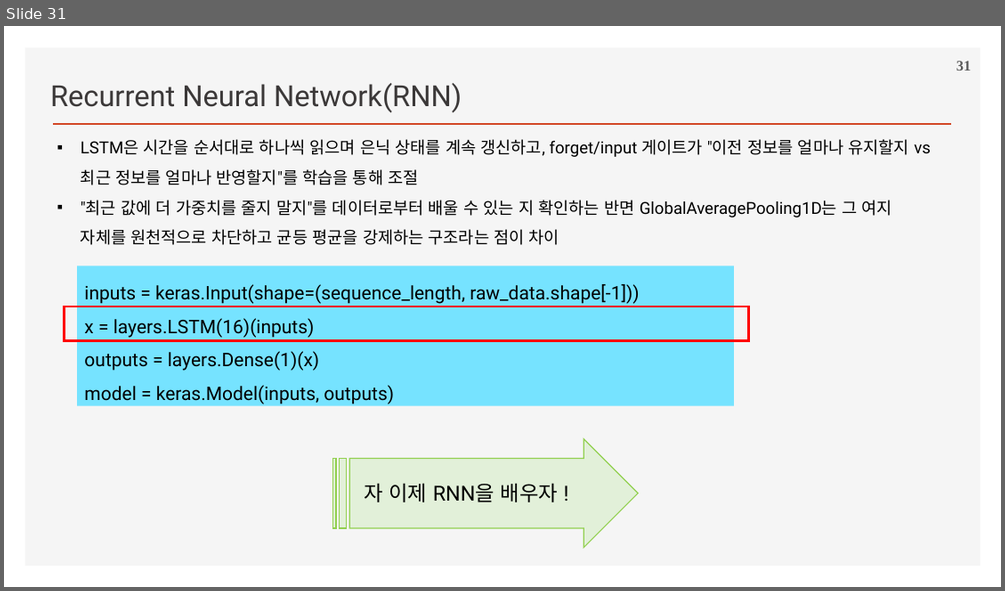
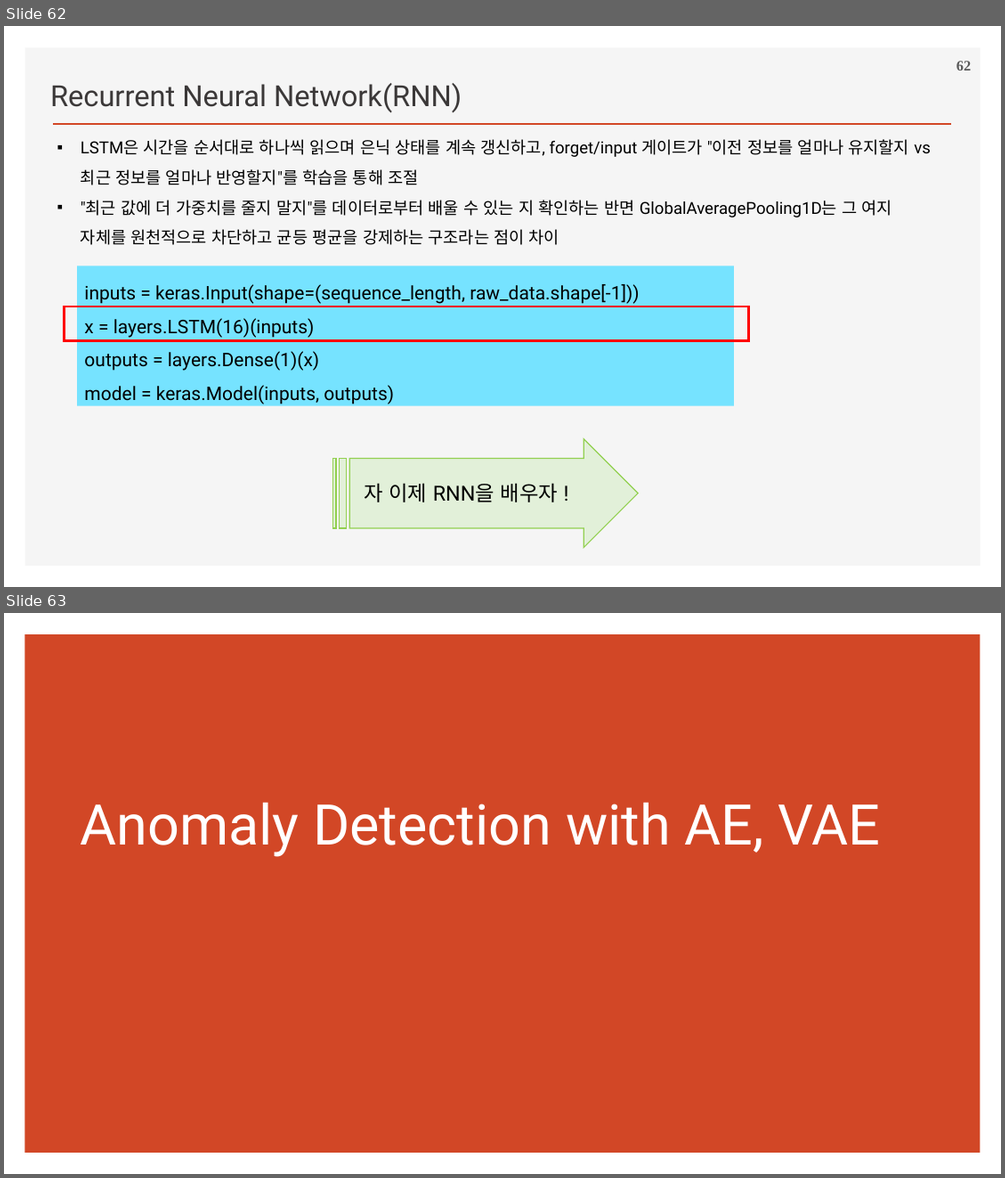
Before and after one commit to ancestor9/2026_Fall_Deep-Learning-with-Python, a slide deck: Chapter 13 Timeseries forecasting.pptx. Shown one above the other, each under a label of ours: slide 31 before the commit, slides 62 and 63 after it. The pictures are 1005x591 and 1005x1178 pixels, drawn with LibreOffice and Linux fonts; fonts in the diff are those of the drawing; background and template pictures are left out. Boxes give left, top, right and bottom in pixels: in the first picture for what was removed or moved away, otherwise in the second. Text is boxed around its words. In the diff, an @@ line names an element or a change of style, - is before the commit and + after.

```diff
--- a/Chapter 13 Timeseries forecasting.pptx
+++ b/Chapter 13 Timeseries forecasting.pptx
@@ slide 63 added at bbox=[4, 613, 1001, 1174], background #FFFFFF @@
@@ rectangle added at bbox=[25, 634, 980, 1153], fill #D24726 @@
@@ title added at bbox=[80, 802, 880, 857], 54 pt, text #FFFFFF @@
+Anomaly Detection with AE, VAE
@@ what was slide 31 is now slide 62 @@
@@ page number at bbox=[956, 61, 971, 70]: text changed @@
-31
+62
```
Also in this commit, not shown: 4 slides changed, 5 other slides added.
